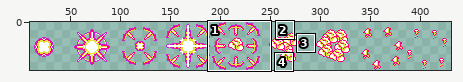
Edited in one commit: sprite sheet (data/sprites/entities/explosion.png). Above: a wide view before the commit, with the close-up outlined.
Close-up. First the earlier version:
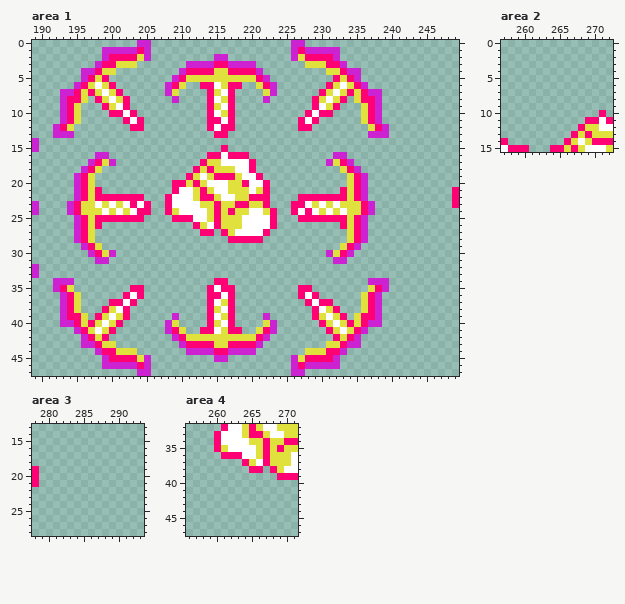
The file is 432x48 pixels. Shown: area 1: x 189..249, y 0..47; area 2: x 257..272, y 0..15; area 3: x 278..293, y 13..28; area 4: x 256..271, y 32..47. The wide view leaves out empty margins.
And afterwards:
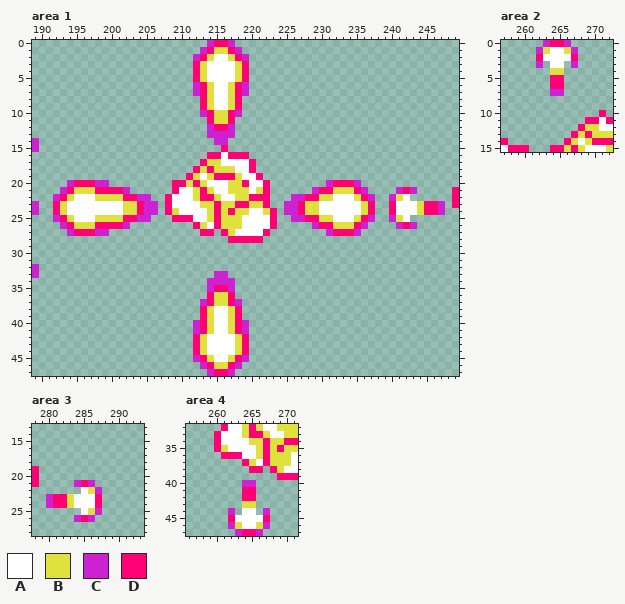
Palette (. is transparent): A #ffffff  B #e1e13e  C #cd22d2  D #ff0075
Edits made:
Area 1:
y 0: x 204..205 CC -> ..; x 214..217 .... -> CDDC; x 226..227 CC -> ..
y 1: x 199..205 CCCCCDC -> .......; x 213..218 ...... -> CDBBDC; x 226..232 CDCCCCC -> .......
y 2: x 199..205 CDDDDBC -> .......; x 212..219 ...CC... -> CDBAABDC; x 226..232 CBDDDDC -> .......
y 3: x 198..203 CDDBBB -> ......; x 211..220 CCCCDDCCCC -> .DBAAAABD.; x 228..233 BBBDDC -> ......
y 4: x 196..200 CCDBB -> .....; x 210..211 CD -> ..; x 213..218 DDBBDD -> BAAAAB; x 220..221 DC -> ..; x 231..235 BBDCC -> .....
y 5: x 196..199 CDBD -> ....; x 209..212 CDBB -> ...D; x 214..217 BBBB -> AAAA; x 219..222 BBDC -> D...; x 232..235 DBDC -> ....
y 6: x 195..200 CDBABD -> ......; x 208..210 CDB -> ...; x 212 . -> C; x 214 D -> B; x 216..217 BD -> AB; x 219 . -> C; x 221..223 BDC -> ...; x 231..236 DBABDC -> ......
y 7: x 193..201 CCDBDBABD -> .........; x 208..209 CB -> ..; x 212..215 ..DB -> CDBA; x 217..219 D.. -> BDC; x 222..223 BC -> ..; x 230..238 DBABDBDCC -> .........
y 8: x 193..196 CDDB -> ....; x 198..202 DBABD -> .....; x 209 C -> .; x 213..214 .D -> DB; x 216..218 BD. -> ABD; x 222 C -> .; x 229..233 DBABD -> .....; x 235..238 BDDC -> ....
y 9: x 193..195 CDB -> ...; x 199..202 DBAD -> ....; x 213..215 .DB -> DBA; x 217..218 D. -> BD; x 229..232 DABD -> ....; x 236..238 BDC -> ...
y 10: x 193..195 CDB -> ...; x 200..203 DDAD -> ....; x 213 . -> C; x 215 A -> B; x 218 . -> C; x 228..231 DADD -> ....; x 236..238 BDC -> ...
y 11: x 193..195 CDB -> ...; x 202..204 DAD -> ...; x 215..216 DA -> BB; x 227..229 DAD -> ...; x 236..238 BDC -> ...
y 12: x 192..194 CDB -> ...; x 203..204 DD -> ..; x 214..215 DA -> CD; x 217 D -> C; x 227..228 DD -> ..; x 237..239 BDC -> ...
y 13: x 192..194 CCC -> ...; x 214..217 .DD. -> CCCC; x 237..239 CCC -> ...
y 14: x 215..216 .. -> CC
y 16: x 198..199 CC -> ..; x 232..233 CC -> ..
y 17: x 197..200 CDBC -> ....; x 231..234 CBDC -> ....
y 18: x 196..198 CDB -> ...; x 233..235 BDC -> ...
y 19: x 195..197 CDB -> ...; x 234..236 BDC -> ...
y 20: x 194..195 .C -> CD; x 197..199 B.. -> DCC; x 231..236 ...BDC -> CDDDC.
y 21: x 193..196 ..CD -> CDBB; x 199..202 .... -> DDDC; x 229..233 ....D -> CDDBB; x 241..243 ... -> CDC
y 22: x 192..201 ...CDBDDDD -> CDBAAABBBB; x 204..205 D. -> CC; x 226..227 .D -> CC; x 230..237 DDDDBDC. -> BBAAABDC; x 240..242 ... -> CBA
y 23: x 192..197 ..CDBB -> DBAAAA; x 199 B -> A; x 201..206 BADAD. -> ABBDCC; x 225..226 .D -> CC; x 228 A -> B; x 231 B -> A; x 233..237 BBBDC -> AAABD; x 240..247 ........ -> DAAABDDC
y 24: x 192..198 ..CDBBB -> DBAAAAA; x 200 B -> A; x 203 A -> B; x 205..206 D. -> CC; x 225..230 .DADAB -> CCDBBA; x 232 B -> A; x 234..237 BBDC -> AABD; x 240..247 ........ -> DAAABDDC
y 25: x 192..201 ...CDBDDDD -> CDBAAABBBB; x 204..205 D. -> CC; x 226..227 .D -> CC; x 230..237 DDDDBDC. -> BBAAABDC; x 240..242 ... -> CBA
y 26: x 193..196 ..CD -> CDBB; x 199..202 .... -> DDDC; x 229..233 ....D -> CDDBB; x 241..243 ... -> CDC
y 27: x 194..195 .C -> CD; x 197..199 B.. -> DCC; x 231..236 ...BDC -> CDDDC.
y 28: x 195..197 CDB -> ...; x 234..236 BDC -> ...
y 29: x 196..198 CDB -> ...; x 233..235 BDC -> ...
y 30: x 197..200 CDBC -> ....; x 231..234 CBDC -> ....
y 31: x 198..199 CC -> ..; x 232..233 CC -> ..
y 33: x 215..216 .. -> CC
y 34: x 192..194 CCC -> ...; x 214..217 .DD. -> CCCC; x 237..239 CCC -> ...
y 35: x 192..194 CDB -> ...; x 203..204 DD -> ..; x 214..215 DA -> CD; x 217 D -> C; x 227..228 DD -> ..; x 237..239 BDC -> ...
y 36: x 193..195 CDB -> ...; x 202..204 DAD -> ...; x 215..216 DA -> BB; x 227..229 DAD -> ...; x 236..238 BDC -> ...
y 37: x 193..195 CDB -> ...; x 200..203 DDAD -> ....; x 213 . -> C; x 215 A -> B; x 218 . -> C; x 228..231 DADD -> ....; x 236..238 BDC -> ...
y 38: x 193..195 CDB -> ...; x 199..202 DBAD -> ....; x 213..215 .DB -> DBA; x 217..218 D. -> BD; x 229..232 DABD -> ....; x 236..238 BDC -> ...
y 39: x 193..196 CDDB -> ....; x 198..202 DBABD -> .....; x 209 C -> .; x 213..214 .D -> DB; x 216..218 BD. -> ABD; x 222 C -> .; x 229..233 DBABD -> .....; x 235..238 BDDC -> ....
y 40: x 193..201 CCDBDBABD -> .........; x 208..209 CB -> ..; x 212..215 ..DB -> CDBA; x 217..219 D.. -> BDC; x 222..223 BC -> ..; x 230..238 DBABDBDCC -> .........
y 41: x 195..200 CDBABD -> ......; x 208..210 CDB -> ...; x 212 . -> C; x 214 D -> B; x 216..217 BD -> AB; x 219 . -> C; x 221..223 BDC -> ...; x 231..236 DBABDC -> ......
y 42: x 196..199 CDBD -> ....; x 209..212 CDBB -> ...D; x 214..217 BBBB -> AAAA; x 219..222 BBDC -> D...; x 232..235 DBDC -> ....
y 43: x 196..200 CCDBB -> .....; x 210..211 CD -> ..; x 213..218 DDBBDD -> BAAAAB; x 220..221 DC -> ..; x 231..235 BBDCC -> .....
y 44: x 198..203 CDDBBB -> ......; x 211..220 CCCCDDCCCC -> .DBAAAABD.; x 228..233 BBBDDC -> ......
y 45: x 199..205 CDDDDBC -> .......; x 212..219 ...CC... -> CDBAABDC; x 226..232 CBDDDDC -> .......
y 46: x 199..205 CCCCCDC -> .......; x 213..218 ...... -> CDBBDC; x 226..232 CDCCCCC -> .......
y 47: x 204..205 CC -> ..; x 214..217 .... -> CDDC; x 226..227 CC -> ..
Area 2:
y 0: x 263..266 .... -> CDDC
y 1: x 262..267 ...... -> CBAABC
y 2: x 262..267 ...... -> DAAAAD
y 3: x 262 . -> C; x 264..265 .. -> AA; x 267 . -> C
y 4: x 264..265 .. -> BB
y 5..6: x 264..265 .. -> DD
y 7: x 264..265 .. -> CC
Area 3:
y 21: x 284..286 ... -> CDC
y 22: x 285..287 ... -> ABC
y 23..24: x 280..287 ........ -> CDDBAAAD
y 25: x 285..287 ... -> ABC
y 26: x 284..286 ... -> CDC
Area 4:
y 40: x 264..265 .. -> CC
y 41..42: x 264..265 .. -> DD
y 43: x 264..265 .. -> BB
y 44: x 262 . -> C; x 264..265 .. -> AA; x 267 . -> C
y 45: x 262..267 ...... -> DAAAAD
y 46: x 262..267 ...... -> CBAABC
y 47: x 263..266 .... -> CDDC
